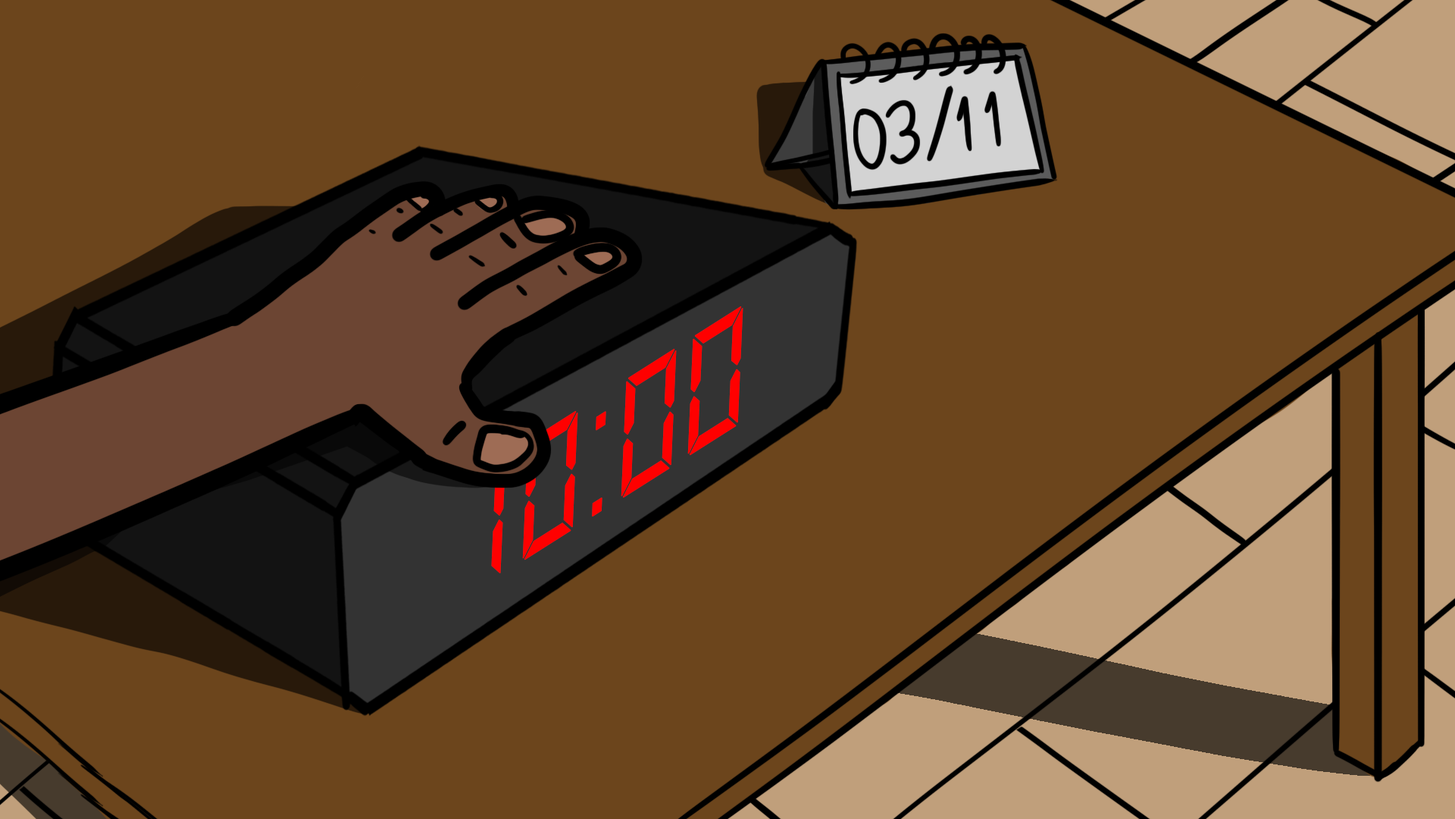
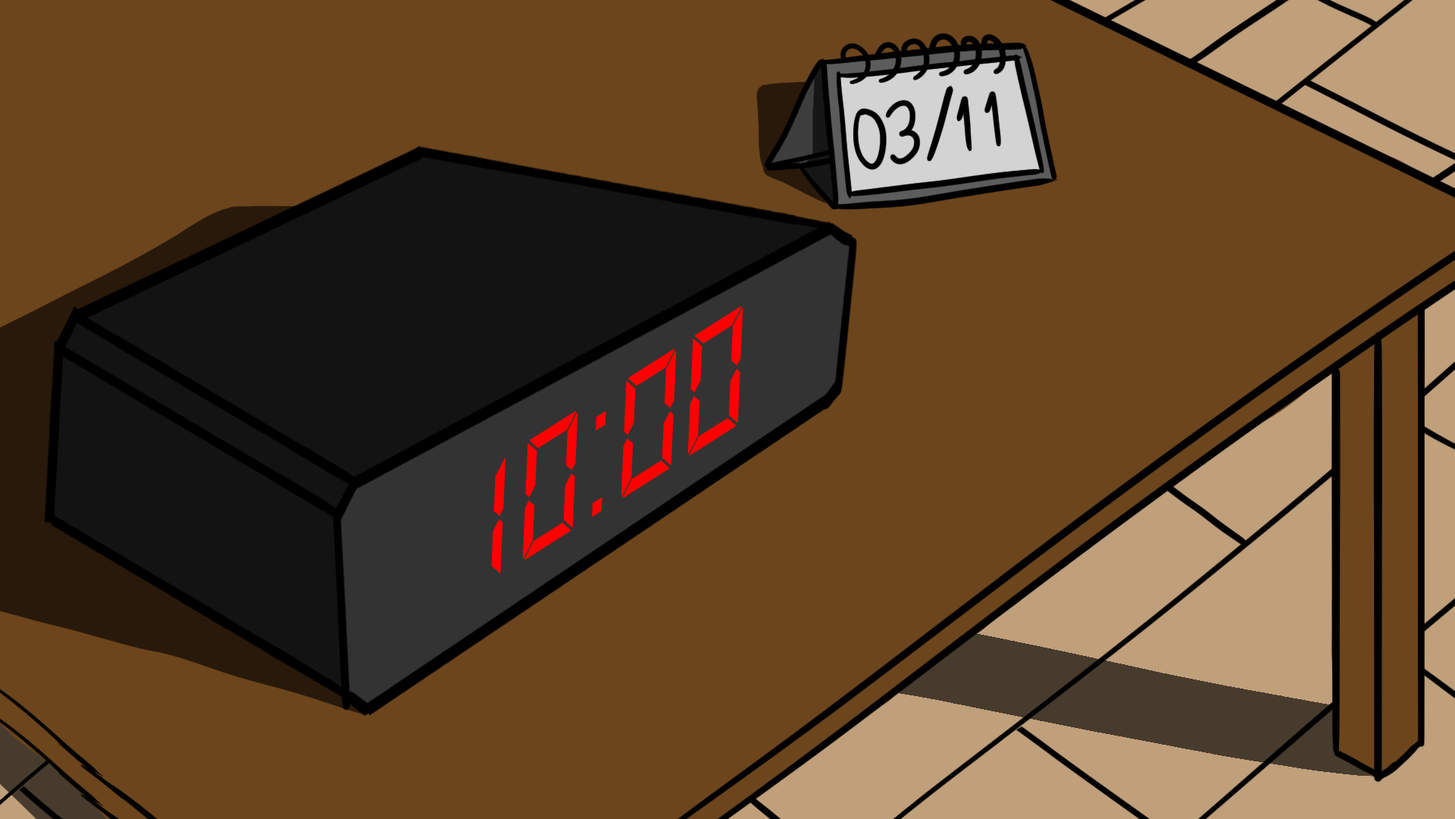
Before/after of a (1455, 819) layered artwork. What changed in the layer stack:
hid group "Agrupar 3" (5 layers) over (x1=0, y1=181, x2=644, y2=597)
